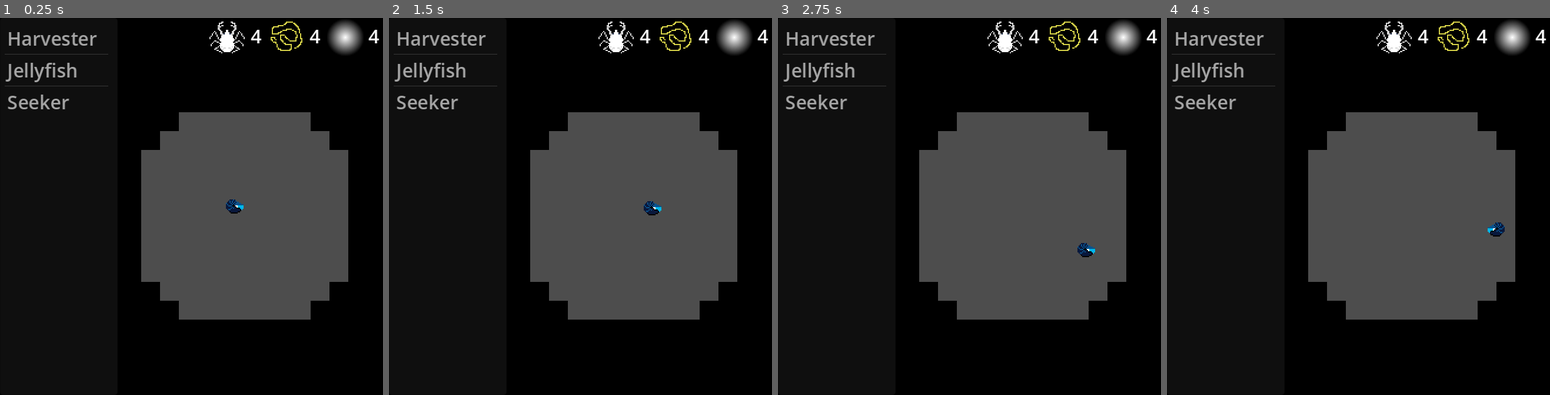
Above: before the commit, frames 1-4 (left to right).
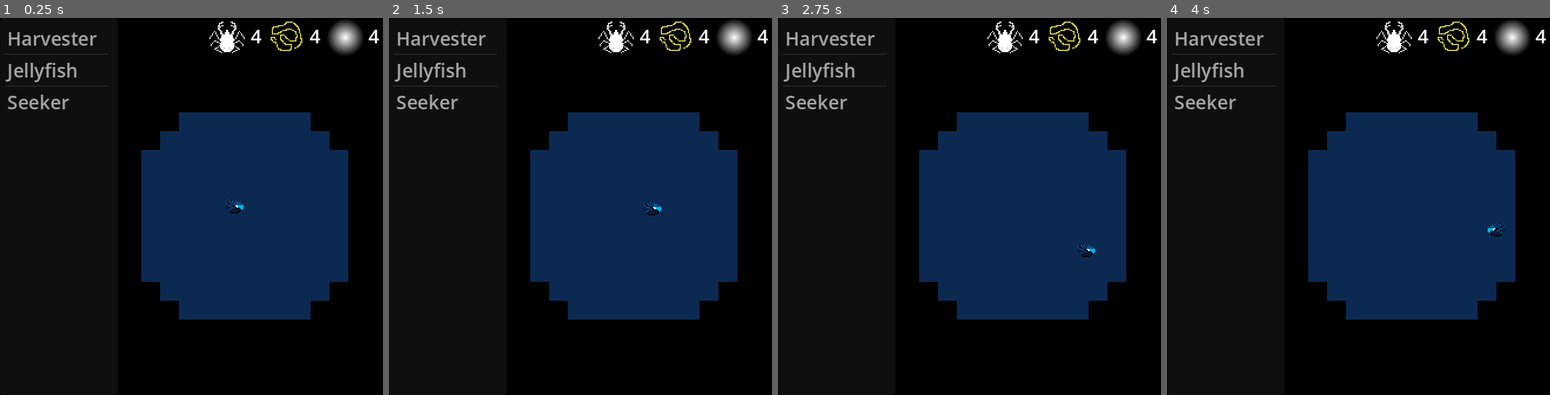
Above: after the commit, the same moments.

Repository: the-alex-g/LD54
Game: Godot game, scene res://world/world.tscn
The game is run twice, just before and just after one commit, with the same random seed, the same clock (stepped at 60 frames per second) and the same inputs.
Inputs (mouse positions are in pixels of both pictures, inside the frame that each line leads up to):
- Up to frame 1 (0.25 s): no input
- Up to frame 2 (1.5 s): tap Enter at 0.5 s; move the mouse to (726, 187) at 0.52 s; hold D (right) 0.53-1.28 s; tap Space (attack) at 0.6 s; click (726, 187) at 0.67 s; move the mouse to (530, 225) at 1.27 s; hold S (down) from 1.28 s (still down); tap Shift (use_gate) at 1.35 s
- Up to frame 3 (2.75 s): move the mouse to (1061, 123) at 2.02 s; release S (down) at 2.03 s; hold D (right) from 2.03 s (still down); tap Space (attack) at 2.1 s
- Up to frame 4 (4 s): move the mouse to (1377, 281) at 2.77 s; release D (right) at 2.78 s; hold W (up) 2.78-3.53 s; tap Shift (use_gate) at 2.85 s; click (1377, 281) at 2.92 s; move the mouse to (1542, 263) at 3.52 s; hold A (left) from 3.53 s (still down); tap Space (attack) at 3.6 s

The runs differ from the first frame. In frame 1, 27% of the frame differs, in the area x 36-91%, y 25-80%; in frame 2, 27%; in frame 3, 27%; in frame 4, 27%.

Commit message:
Add some visual stuff
background, container for constructions to keep them behind player

Diff:
--- a/project/constructions/jellyfish.gd
+++ b/project/constructions/jellyfish.gd
@@ -1,30 +1,30 @@
 class_name Jellyfish
 extends Construction
 
-var _top_limit : Vector2
-var _bottom_limit : Vector2
+var _top_limit : float
+var _bottom_limit : float
 var _y_direction : int = sign(randf() - 0.5)
 
 
 func _ready()->void:
 	var intersection := get_world_2d().direct_space_state.intersect_ray(PhysicsRayQueryParameters2D.create(global_position, global_position + Vector2.UP * 400, 2))
-	_bottom_limit = Vector2(intersection.position.x, intersection.position.y + 8)
+	_bottom_limit = Vector2(intersection.position.x, intersection.position.y + 8).y
 	intersection = get_world_2d().direct_space_state.intersect_ray(PhysicsRayQueryParameters2D.create(global_position, global_position + Vector2.DOWN * 400, 2))
-	_bottom_limit = Vector2(intersection.position.x, intersection.position.y - 8)
+	_bottom_limit = Vector2(intersection.position.x, intersection.position.y - 8).y
 
 
 func _process(delta:float)->void:
 	if _y_direction < 0:
-		global_position = lerp(global_position, _top_limit, 0.5 * delta)
+		global_position.y = lerp(global_position.y, _top_limit, 0.5 * delta)
 	else:
-		global_position = lerp(global_position, _bottom_limit, 0.5 * delta)
+		global_position.y = lerp(global_position.y, _bottom_limit, 0.5 * delta)
 
-	if global_position.distance_squared_to(_top_limit) < 5.0 or global_position.distance_squared_to(_bottom_limit) < 5.0:
+	if abs(global_position.y - _top_limit) < 1.0 or abs(global_position.y - _bottom_limit) < 1.0:
 		_y_direction *= -1
 
 
 func _on_area_2d_area_entered(area:Area2D)->void:
 	if area is Enemy:
 		area.kill()
-		if area.global_position.y < area.global_position.y:
+		if area.global_position.y < global_position.y:
 			kill()
--- a/project/constructions/thread_gate.gd
+++ b/project/constructions/thread_gate.gd
@@ -11,11 +11,11 @@
 		use_gate.emit()
 
 
-func _on_area_2d_body_entered(body:PhysicsBody2D)->void:
+func _on_area_2d_body_entered(body)->void:
 	if body is Player:
 		_is_player_in_area = true
 
 
-func _on_area_2d_body_exited(body:PhysicsBody2D)->void:
+func _on_area_2d_body_exited(body)->void:
 	if body is Player:
 		_is_player_in_area = false
--- a/project/hud/hud.gd
+++ b/project/hud/hud.gd
@@ -10,20 +10,20 @@
 	{"name":"Glowing Algae", "anchors":[Construction.ANCHOR_ALL], "anchors_exclude":[], "cost":{"chitin":2, "threads":2}, "path":"res://constructions/glowing_algae.tscn"},
 	{"name":"Detritivores", "anchors":[Construction.ANCHOR_BOTTOM], "anchors_exclude":[], "cost":{"light":2, "threads":2}, "path":"res://constructions/detritivores.tscn"},
 	{"name":"Mussel Bed", "anchors":[Construction.ANCHOR_BOTTOM, Construction.ANCHOR_SIDE], "anchors_exclude":[], "cost":{"light":2, "chitin":2}, "path":"res://constructions/mussel_bed.tscn"},
-	{"name":"Coral Bed", "anchors":[Construction.ANCHOR_BOTTOM, Construction.ANCHOR_SIDE], "anchors_exclude":[], "cost":{"light":3, "chitin":3, "threads":3}, "path":"res://constructions/coral_bed.tscn"},
+	{"name":"Coral Bed", "anchors":[Construction.ANCHOR_BOTTOM, Construction.ANCHOR_SIDE], "anchors_exclude":[], "cost":{"light":5, "chitin":5, "threads":5}, "path":"res://constructions/coral_bed.tscn"},
 	{"name":"Harvester", "anchors":[Construction.ANCHOR_NONE], "anchors_exclude":[Construction.ANCHOR_ALL], "cost":{"light":2, "chitin":2, "threads":2}, "path":"res://constructions/harvester.tscn"},
 	{"name":"Jellyfish", "anchors":[Construction.ANCHOR_NONE], "anchors_exclude":[Construction.ANCHOR_ALL], "cost":{"light":3, "chitin":1, "threads":2}, "path":"res://constructions/jellyfish.tscn"},
 	{"name":"Seeker", "anchors":[Construction.ANCHOR_NONE], "anchors_exclude":[Construction.ANCHOR_ALL], "cost":{"light":3, "chitin":2, "threads":2}, "path":"res://constructions/seeker.tscn"},
 	{"name":"Harvester Spawn", "anchors":[Construction.ANCHOR_BOTTOM], "anchors_exclude":[], "cost":{"light":2, "chitin":8, "threads":8}, "path":"res://constructions/harvester_spawn.tscn"},
 	{"name":"Seeker Spawn", "anchors":[Construction.ANCHOR_BOTTOM], "anchors_exclude":[], "cost":{"light":4, "chitin":10, "threads":8}, "path":"res://constructions/seeker_spawn.tscn"},
 	{"name":"Jellyfish Spawn", "anchors":[Construction.ANCHOR_BOTTOM, Construction.ANCHOR_TOP], "anchors_exclude":[], "cost":{"light":8, "chitin":4, "threads":8}, "path":"res://constructions/jellyfish_spawn.tscn"},
-	{"name":"Thread Gate", "anchors":[Construction.ANCHOR_BOTTOM], "anchors_exclude":[Construction.ANCHOR_TOP], "cost":{"light":10, "chitin":10, "threads":20}, "path":"res://constructions/thread_gate.tscn"}
+	{"name":"Thread Gate", "anchors":[Construction.ANCHOR_BOTTOM], "anchors_exclude":[Construction.ANCHOR_TOP], "cost":{}, "path":"res://constructions/thread_gate.tscn"}
 ]
 
 var _build_location := Vector2i.ZERO
 var _anchors := []
 var _resources := [{"light":4, "chitin":4, "threads":4,}]
-var _available_resources := {"light":0, "chitin":0, "threads":0}
+var _available_resources := {"light":4, "chitin":4, "threads":4}
 var _can_build := true
 var _current_sphere_index := -1
 var _connected_spheres := []
@@ -191,7 +191,12 @@
 
 
 func _on_world_changed_spheres(new_sphere_index:int)->void:
+	if not _connected_spheres.has(new_sphere_index) and _current_sphere_index != -1:
+		_resources[new_sphere_index] = _available_resources
+		_spend_resources(_available_resources)
+
 	_current_sphere_index = new_sphere_index
+
 	_update_available_resources()
 	_update_resource_labels()
 
--- a/project/world/world.gd
+++ b/project/world/world.gd
@@ -25,6 +25,7 @@
 @onready var _tilemap : TileMap = $TileMap
 @onready var _player : Player = $Player
 @onready var _camera : Camera2D = $Camera2D
+@onready var _construction_container : Node2D = $ConstructionContainer
 
 
 func _ready()->void:
@@ -52,7 +53,7 @@
 	construction_built.connect(Callable(enemy_spawner, "_on_world_construction_built"))
 	enemy_spawner.global_position = _tilemap.map_to_local(at)
 	enemy_spawner.spawn_enemy.connect(_on_enemy_spawner_spawn_enemy)
-	add_child(enemy_spawner)
+	_construction_container.add_child(enemy_spawner)
 
 
 func _change_sphere(to:int)->void:
@@ -61,6 +62,7 @@
 	_camera.position = Vector2.RIGHT * _current_sphere_index * sphere_seperation
 	_player.position = _camera.position
 	_player.velocity = Vector2.ZERO
+	$Background.position = _player.position - Vector2(200, 160)
 
 
 func _update_build_anchors(at:Vector2)->void:
@@ -92,7 +94,7 @@
 	construction.global_position = _tilemap.map_to_local(location)
 	if anchors.size() > 0:
 		_points_occupied[sphere_index][location] = construction
-	add_child(construction)
+	_construction_container.add_child(construction)
 	construction.call_deferred("set_anchors", anchors)
 	construction.sphere_index = sphere_index
 
@@ -143,7 +145,7 @@
 	var enemy : Enemy = load("res://enemies/enemy.tscn").instantiate()
 	enemy.global_position = at
 	enemy.sphere_index = sphere_index
-	add_child(enemy)
+	_construction_container.add_child(enemy)
 	_enemies[sphere_index].append(enemy)
 	enemy.died.connect(_on_enemy_died.bind(enemy))
 
@@ -153,7 +155,7 @@
 
 func _update_enemy_targets()->void:
 	for group in _enemies:
-		var local_sphere_index = _enemies.find(group) - 1
+		var local_sphere_index = _enemies.find(group)
 		var potential_targets := []
 		potential_targets.append_array(_points_occupied[local_sphere_index].values())
 		potential_targets.append_array(_harvesters[local_sphere_index])
--- a/project/world/world.tscn
+++ b/project/world/world.tscn
@@ -16,18 +16,74 @@
 physics_layer_0/collision_layer = 3
 sources/0 = SubResource("TileSetAtlasSource_ubqeg")
 
+[sub_resource type="Animation" id="Animation_rx5sn"]
+resource_name = "background_color_shift"
+length = 90.0
+loop_mode = 1
+step = 5.0
+tracks/0/type = "value"
+tracks/0/imported = false
+tracks/0/enabled = true
+tracks/0/path = NodePath("Background:color")
+tracks/0/interp = 1
+tracks/0/loop_wrap = true
+tracks/0/keys = {
+"times": PackedFloat32Array(0, 30, 60),
+"transitions": PackedFloat32Array(1, 1, 1),
+"update": 0,
+"values": [Color(0.0470588, 0.164706, 0.317647, 1), Color(0.0705882, 0.239216, 0.458824, 1), Color(0.0470588, 0.184314, 0.321569, 1)]
+}
+
+[sub_resource type="Animation" id="Animation_vnprp"]
+length = 0.001
+tracks/0/type = "value"
+tracks/0/imported = false
+tracks/0/enabled = true
+tracks/0/path = NodePath("Background:color")
+tracks/0/interp = 1
+tracks/0/loop_wrap = true
+tracks/0/keys = {
+"times": PackedFloat32Array(0),
+"transitions": PackedFloat32Array(1),
+"update": 0,
+"values": [Color(0.0470588, 0.164706, 0.317647, 1)]
+}
+
+[sub_resource type="AnimationLibrary" id="AnimationLibrary_mcfqn"]
+_data = {
+"RESET": SubResource("Animation_vnprp"),
+"background_color_shift": SubResource("Animation_rx5sn")
+}
+
 [node name="World" type="Node2D"]
 script = ExtResource("1_dd1xr")
+
+[node name="Background" type="ColorRect" parent="."]
+anchors_preset = 15
+anchor_right = 1.0
+anchor_bottom = 1.0
+offset_right = 400.0
+offset_bottom = 320.0
+grow_horizontal = 2
+grow_vertical = 2
+color = Color(0.0470588, 0.164706, 0.317647, 1)
 
 [node name="TileMap" type="TileMap" parent="."]
 tile_set = SubResource("TileSet_5ohqq")
 format = 2
+
+[node name="ConstructionContainer" type="Node2D" parent="."]
 
 [node name="Player" parent="." instance=ExtResource("3_xwo8a")]
 
 [node name="HUD" parent="." instance=ExtResource("4_8figk")]
 
 [node name="Camera2D" type="Camera2D" parent="."]
+
+[node name="AnimationPlayer" type="AnimationPlayer" parent="."]
+libraries = {
+"": SubResource("AnimationLibrary_mcfqn")
+}
 
 [connection signal="build_invalid" from="." to="HUD" method="_on_world_build_invalid"]
 [connection signal="changed_spheres" from="." to="HUD" method="_on_world_changed_spheres"]
Not shown: 1 places in project/world/world.tscn that only renumber resources
